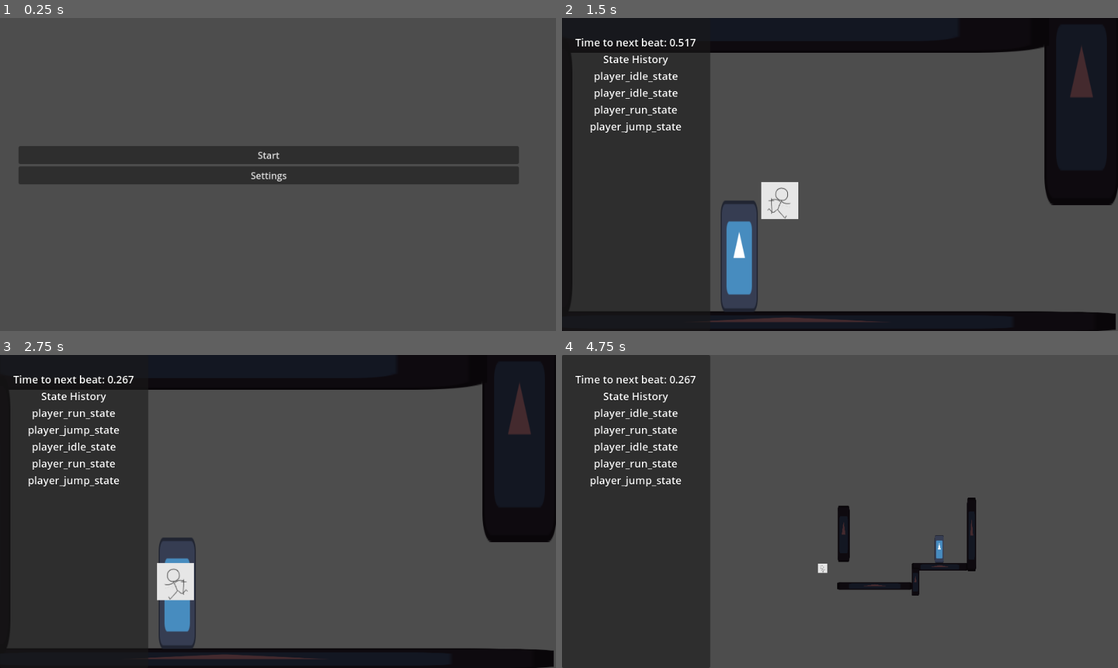
Above: before the commit, frames 1-4 (two rows, left to right).
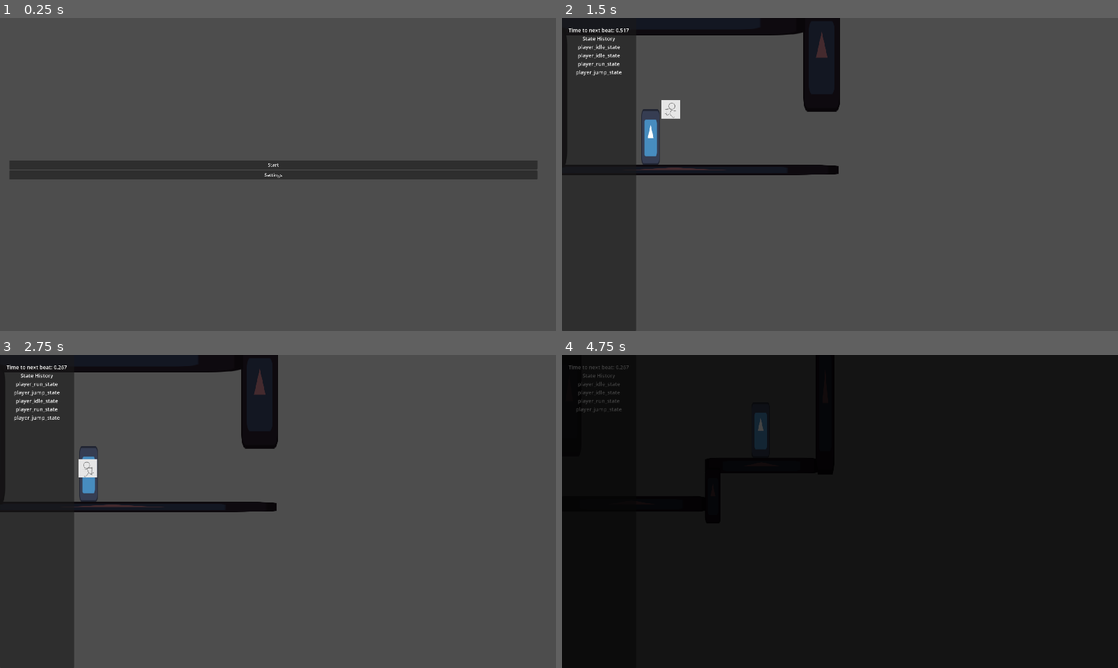
Above: after the commit, the same moments.

Repository: veggie-works/star-gazer
Game: Godot game, scene res://scenes/main.tscn
Two runs of this game, one before a commit and one after it. Both use one fixed random seed, a clock stepped at 60 frames per second and the inputs below. The engine's default icon, where the game draws it, is replaced by a stand-in: a white triangle on a blue panel in a dark square.
Inputs (mouse positions are in pixels of both pictures, inside the frame that each line leads up to):
- Up to frame 1 (0.25 s): no input
- Up to frame 2 (1.5 s): click "Start" at 0.5 s; tap Enter at 1.25 s; move the mouse to (962, 158) at 1.27 s; hold Right (move_right) from 1.28 s (still down); hold Z (jump) from 1.28 s (still down); click (962, 158) at 1.42 s
- Up to frame 3 (2.75 s): move the mouse to (166, 527) at 2.02 s; release Right (move_right) at 2.03 s; release Z (jump) at 2.03 s; hold Left (move_left) from 2.03 s (still down); tap X (attack) at 2.1 s; tap Z (jump) at 2.27, 2.3, 2.57 s
- Up to frame 4 (4.75 s): move the mouse to (895, 442) at 2.77 s; release Left (move_left) at 2.78 s; hold Shift (dash) 2.78-3.53 s; hold Right (move_right) 2.78-4.28 s; tap Z (jump) at 3.05, 3.6, 3.77, 4.07, 4.52, 4.55 s; move the mouse to (812, 574) at 3.52 s; click (812, 574) at 3.67 s; move the mouse to (1006, 558) at 4.27 s; hold Left (move_left) from 4.28 s (still down); hold X (attack) from 4.28 s (still down)

The runs differ from the first frame. In frame 1, 6.7% of the frame differs, in the area x 1-97%, y 40-54%; in frame 2, 37%; in frame 3, 36%; in frame 4, 98%, in the area x 0-100%, y 0-100%.

Commit message:
Fixed inputs still working during scene transitions

Diff:
--- a/project.godot
+++ b/project.godot
@@ -26,8 +26,8 @@
 
 [display]
 
-window/size/viewport_width=960
-window/size/viewport_height=540
+window/size/viewport_width=1920
+window/size/viewport_height=1080
 window/stretch/mode="viewport"
 
 [dotnet]
--- a/scenes/levels/level_1.tscn
+++ b/scenes/levels/level_1.tscn
@@ -51,7 +51,4 @@
 shape = SubResource("RectangleShape2D_g5rkf")
 disabled = true
 
-[node name="Camera2D" type="Camera2D" parent="." index="8"]
-zoom = Vector2(0.25, 0.25)
-
 [connection signal="body_entered" from="jump_trigger" to="jump_trigger" method="_on_body_entered"]
--- a/scenes/main.tscn
+++ b/scenes/main.tscn
@@ -23,7 +23,7 @@
 [node name="screen" type="SubViewport" parent="screen_container"]
 disable_3d = true
 handle_input_locally = false
-size = Vector2i(960, 540)
+size = Vector2i(1920, 1080)
 render_target_update_mode = 4
 
 [node name="main_menu" parent="screen_container/screen" instance=ExtResource("1_5cikp")]
--- a/scripts/actors/grounded/player/player.gd
+++ b/scripts/actors/grounded/player/player.gd
@@ -15,10 +15,11 @@
 var in_cutscene: bool:
 	set(value):
 		disable_input = value
-		for child in triggers.get_children():
-			var grandchild: Node2D = child.get_child(0)
-			if grandchild is CollisionShape2D:
-				grandchild.set_deferred("disabled", value)
+		if triggers != null:
+			for child in triggers.get_children():
+				var grandchild: Node2D = child.get_child(0)
+				if grandchild is CollisionShape2D:
+					grandchild.set_deferred("disabled", value)
 
 ## Whether the player is still in coyote time
 var in_coyote_time: bool:
--- a/scripts/fsm/actors/player/player_idle_state.gd
+++ b/scripts/fsm/actors/player/player_idle_state.gd
@@ -2,10 +2,16 @@
 class_name PlayerIdleState extends PlayerState
 
 func enter() -> void:
+	if body.disable_input:
+		await body.arrived
+
 	animator.play("idle")
 	body.velocity.x = 0
 
 func update(delta: float) -> void:
+	if body.disable_input:
+		return
+
 	if abs(Input.get_axis("move_left", "move_right")) > 0:
 		fsm.transition_to(PlayerRunState)
 	elif InputManager.is_buffered("jump") or ((body.is_grounded() or body.in_coyote_time) and Input.is_action_just_pressed("jump")):
--- a/scripts/fsm/actors/player/player_jump_state.gd
+++ b/scripts/fsm/actors/player/player_jump_state.gd
@@ -14,6 +14,9 @@
 	# animator.play("jump")
 
 func update(delta: float) -> void:
+	if body.disable_input:
+		return
+
 	var direction = Input.get_axis("move_left", "move_right")
 	body.velocity.x = direction * midair_move_speed
 	if not Input.is_action_pressed("jump"):
--- a/scripts/fsm/actors/player/player_run_state.gd
+++ b/scripts/fsm/actors/player/player_run_state.gd
@@ -8,6 +8,9 @@
 	animator.play("run")
 
 func update(delta: float) -> void:
+	if body.disable_input:
+		return
+
 	var direction = sign(Input.get_axis("move_left", "move_right"))
 	if abs(direction) <= 0:
 		fsm.transition_to(PlayerIdleState)
--- a/scripts/fsm/state_machine.gd
+++ b/scripts/fsm/state_machine.gd
@@ -42,7 +42,8 @@
 
 ## Transition to a new state
 func transition_to(state_type: GDScript) -> void:
-	set_state(get_state(state_type))
+	var state: State = get_state(state_type)
+	set_state(state)
 
 ## Fetch a state by its script
 func get_state(state_type: GDScript) -> State:
--- a/scripts/gameplay/doors/door.gd
+++ b/scripts/gameplay/doors/door.gd
@@ -22,9 +22,9 @@
 ## Walk the player from this door into the scene
 func enter_from() -> void:
 	var player: Player = player_prefab.instantiate()
+	player.in_cutscene = true
 	collision.disabled = true
 	level_root.add_child(player)
-	player.in_cutscene = true
 	player.global_position = global_position
 	if enter_direction == "left" or enter_direction == "right":
 		var target_sign: float
